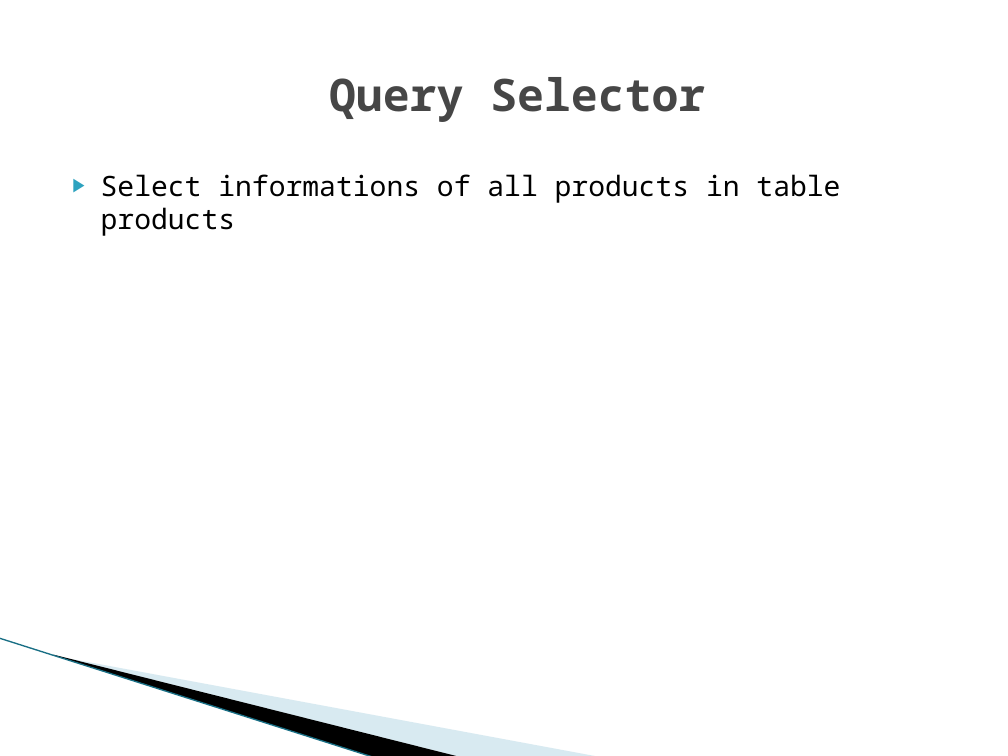
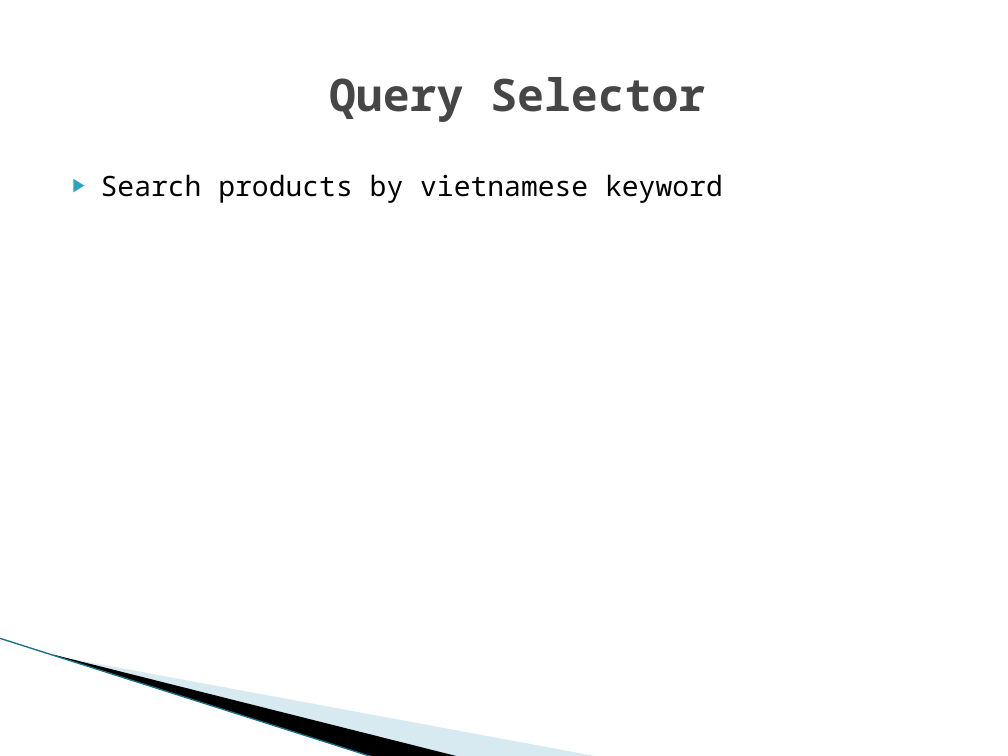
Before and after one commit to iamvucms/SICT, a slide deck: slide 9 of SQL/Project1_database_design_and_query.pptx. Drawn at 1008x756 pixels with LibreOffice and Linux fonts; fonts in the diff are those of the drawing; background and template pictures are left out. Boxes give left, top, right and bottom in pixels: in the first picture for what was removed or moved away, otherwise in the second. Text is boxed around its words. In the diff, an @@ line names an element or a change of style, - is before the commit and + after.

```diff
--- a/SQL/Project1_database_design_and_query.pptx
+++ b/SQL/Project1_database_design_and_query.pptx
@@ text at (101, 174, 723, 203): text changed @@
-▶ Select informations of all products in table products
+▶ Search products by vietnamese keyword
```
Also in this commit, not shown: 4 other slides changed.
